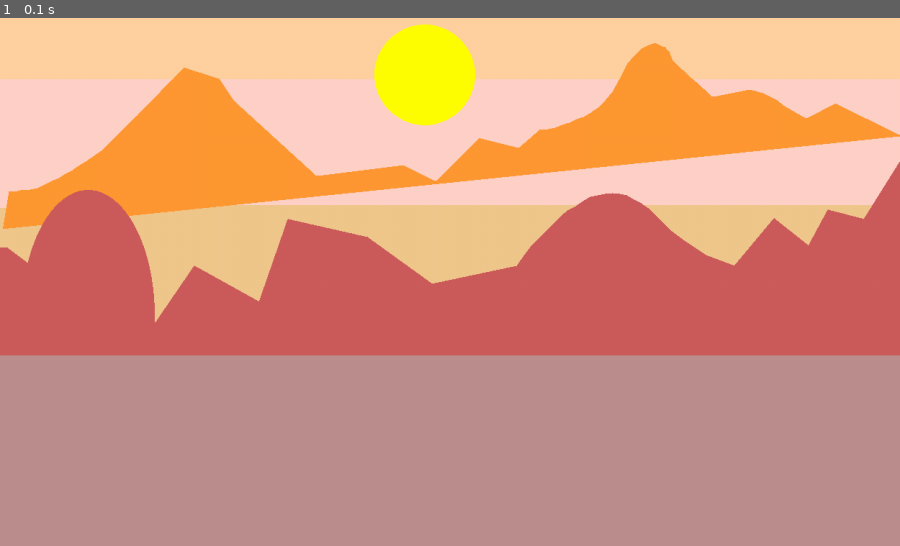
Above: before the commit, frame 1.
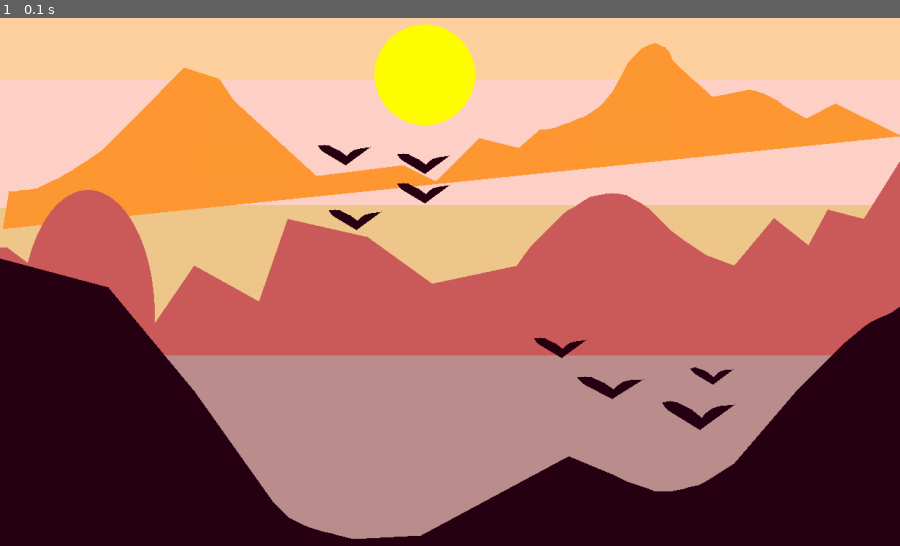
Above: after the commit, the same moment.

Repository: Bcrfntkm/python2021
Game: pygame game, started from lab3/Pygame 2.py
The game is run twice, just before and just after one commit, with the same random seed, the same clock (stepped at 60 frames per second) and the same inputs.
Inputs:
- Up to frame 1 (0.1 s): no input

The runs differ from the first frame. In frame 1, 23% of the frame differs, in the area x 0-100%, y 23-100%.

Commit message:
Program have evolved since appearance: new chain of mountains has appeared, 8 'ugly birds' aiming to the sun have been added.

Diff:
--- a/lab3/Pygame 2.py
+++ b/lab3/Pygame 2.py
@@ -1,5 +1,11 @@
 import pygame as pg
 from pygame.draw import *
+
+def ugly_bird(x, y, lx, ly):
+    polygon(screen, (40, 0, 20),
+            [(x, y), (x-lx, y-ly), (x-lx-5*lx/42, y-ly-4*ly/26), (x-lx-10*lx/42, y-ly-12*ly/26), (x-lx, y-ly-14*ly/26), (x-lx+10*lx/42, y-ly-12*ly/26), (x-lx+20*lx/42, y-ly-7*ly/26), (x-lx+30*lx/42, y-ly-2*ly/26), (x-lx+45*lx/42, y-ly+10*ly/26),
+             (x-lx+49*lx/42, y-ly+4*ly/26), (x-lx+60*lx/42, y-ly-4*ly/26), (x-lx+70*lx/42, y-ly-7*ly/26), (x-lx+90*lx/42, y-ly-9*ly/26)])
+
 
 pg.init()
 
@@ -16,6 +22,17 @@
 circle(screen, (255, 255, 0), (590, 175), 70)
 rect(screen, (188, 143, 143), (0, 565, 1250, 265))
 
+polygon(screen, (40, 0, 20), [(0, 430), (150, 470), (270, 615), (380, 770), (390, 780), (400, 790), (410, 795), (420, 800), (430, 804), (440, 807), (450, 810), (460, 812), (470, 815), (490, 820), (585, 815), (790, 705), (850, 730), (870, 740), (900, 750), (910, 754), (930, 754), (950, 750), (960, 747), (970, 745), (980, 740), (990, 734), (1020, 715), (1050, 680), (1110, 610), (1170, 550), (1200, 525), (1210, 518), (1220, 513), (1230, 509), (1240, 504), (1250, 497), (1250, 830), (0, 830)])
+
+ugly_bird(972, 668, 42, 26)
+ugly_bird(850, 625, 38, 20)
+ugly_bird(990, 605, 25, 15)
+ugly_bird(780, 568, 30, 18)
+ugly_bird(495, 390, 30, 18)
+ugly_bird(590, 353, 30, 18)
+ugly_bird(590, 312, 30, 18)
+ugly_bird(480, 300, 30, 18)
+
 pg.display.update()
 clock = pg.time.Clock()
 finished = False
